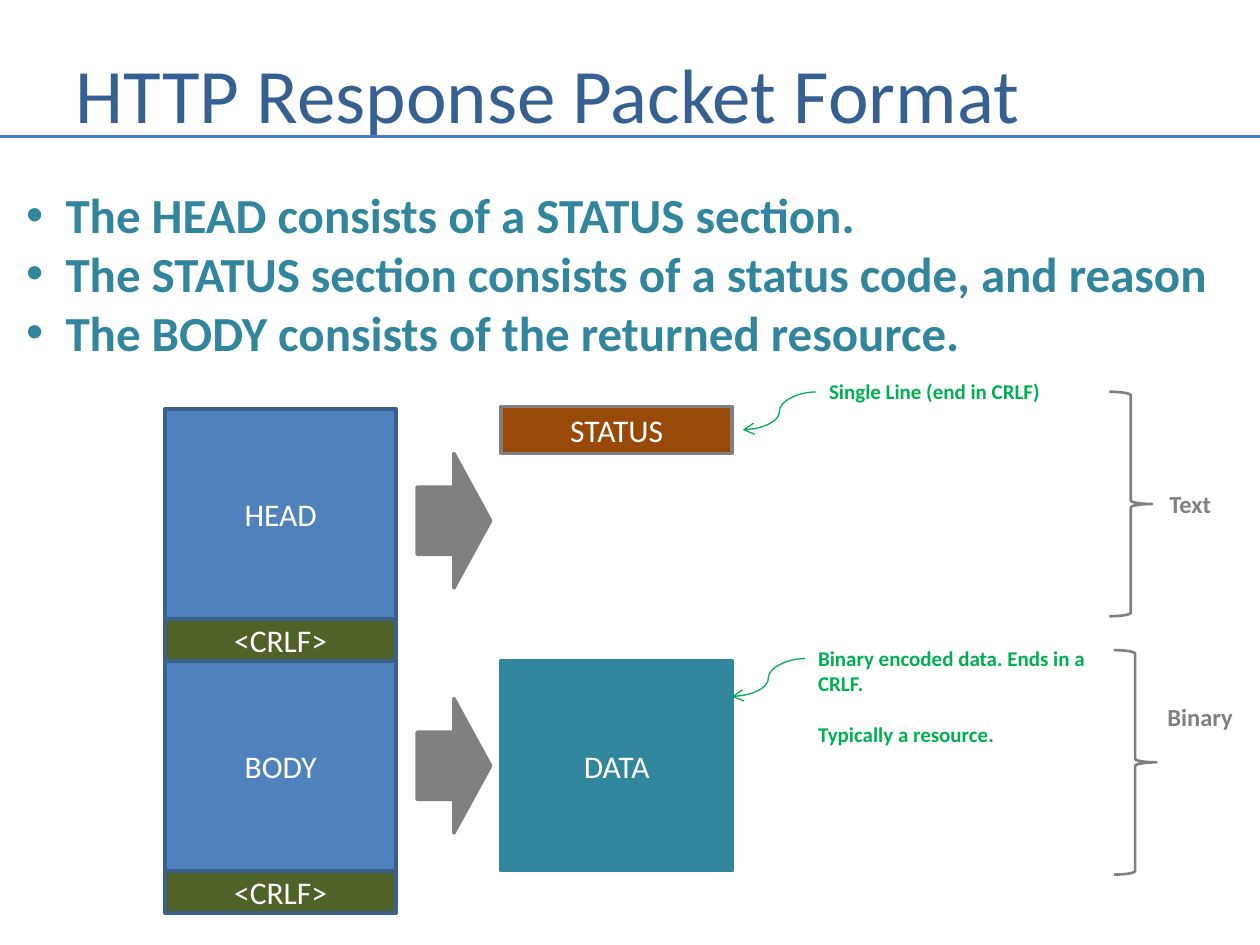
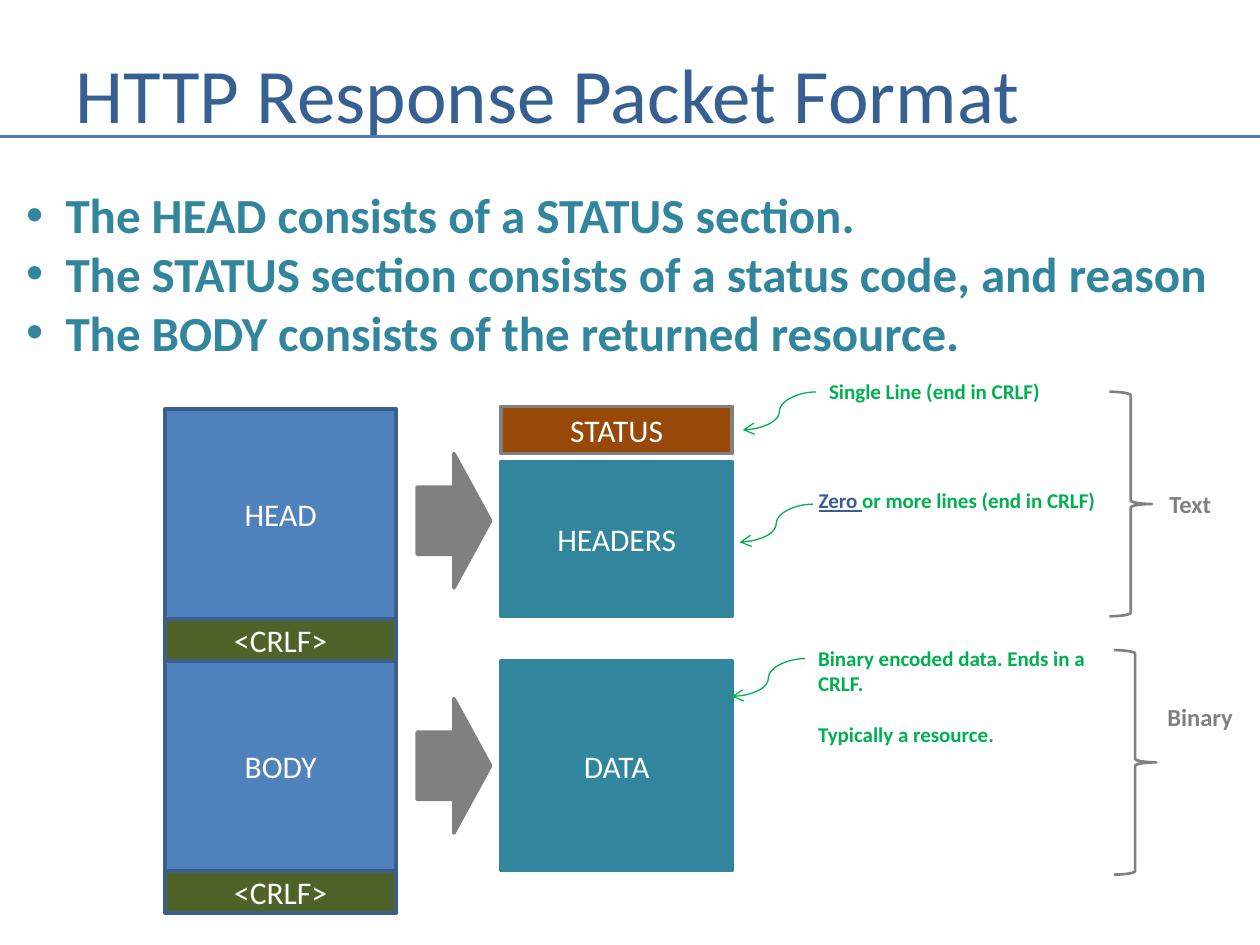
Before and after one commit to andrewferlitsch/Portland-Data-Science-Group, a slide deck: slide 11 of Presentations/CS - HTTP.pptx. Drawn at 1260x945 pixels with LibreOffice and Linux fonts; fonts in the diff are those of the drawing. Boxes give left, top, right and bottom in pixels: in the first picture for what was removed or moved away, otherwise in the second. Text is boxed around its words. In the diff, an @@ line names an element or a change of style, - is before the commit and + after.

Commit message:
fix missing headers in response packet

```diff
--- a/Presentations/CS - HTTP.pptx
+++ b/Presentations/CS - HTTP.pptx
@@ rectangle added at box(501, 461, 732, 616), fill #31859C, outline #31859C 2 pt, 18 pt, text #FFFFFF @@
+HEADERS
@@ curved arrow added from (813, 504) to (740, 542), #00B050 0.75 pt @@
@@ text added at box(819, 492, 1095, 512), 12 pt, text #00B050, bold @@
+Zero or more lines (end in CRLF)
```
Also in this commit, not shown: 1 other slide changed.
